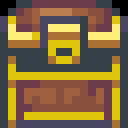
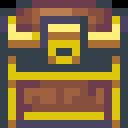
Before/after of a 128×128 layered artwork. What changed in the layer stack:
painted on "Background" over (0, 8, 128, 16)
